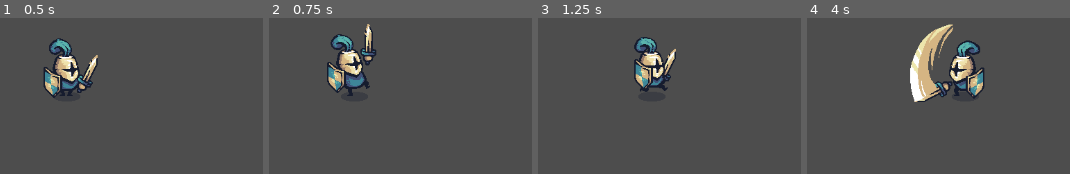
Above: before the commit, frames 1-4 (left to right).
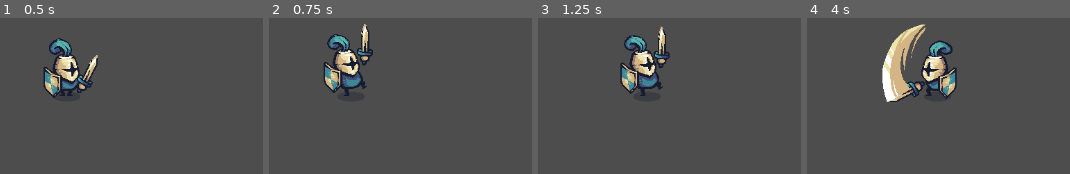
Above: after the commit, the same moments.

Repository: Ruteski/tiny-swords
Game: Godot game, scene res://test_scenes/test_player.tscn
Same seed, same stepped clock (60 frames per second), same inputs: the game is played once before the commit and once after it. The project has no main scene, so this scene is started directly.
Inputs (mouse positions are in pixels of both pictures, inside the frame that each line leads up to):
- Up to frame 1 (0.5 s): no input
- Up to frame 2 (0.75 s): move the mouse to (outside the picture) at 0.52 s; hold D (move_right) from 0.53 s (still down); click (outside the picture) at 0.6 s
- Up to frame 3 (1.25 s): keep holding D (move_right)
- Up to frame 4 (4 s): move the mouse to (outside the picture) at 1.27 s; release D (move_right) at 1.28 s; hold Down (move_down) 1.28-2.03 s; click (outside the picture) at 1.35 s; move the mouse to (outside the picture) at 2.02 s; hold D (move_right) 2.03-2.78 s; click (outside the picture) at 2.1 s; move the mouse to (outside the picture) at 2.77 s; hold Up (move_up) 2.78-3.53 s; click (outside the picture) at 2.85 s; move the mouse to (outside the picture) at 3.52 s; hold Left (move_left) from 3.53 s (still down); click (outside the picture) at 3.6 s

Frame 1 is identical in both runs. In frame 2, 4.5% of the frame differs, in the area x 20-41%, y 3-50%; in frame 3, 5.2%; in frame 4, 13%, in the area x 28-68%, y 3-54%.

Commit message:
melhorado script do player

Diff:
--- a/player/player.gd
+++ b/player/player.gd
@@ -7,7 +7,9 @@
 @export var speed_factor: float = 100.0
 @export_range(0,1) var lerp_factor: float = 0.2
 
+var input_vector: Vector2 = Vector2.ZERO
 var is_running: bool = false
+var was_running: bool = false
 var is_attacking: bool = false
 var attack_cooldown: float = 0.0
 
@@ -23,7 +25,20 @@
 
 # TODO: adicionar ataques pra cima pra baixo direita e esquerda
 
+
+# update da unity
 func _process(delta: float) -> void:
+	read_input()
+
+	#update_attack_cooldown(delta)
+	if Input.is_action_just_pressed("attack"):
+		attack()
+
+	rotate_sprite(input_vector)
+	play_animation(input_vector)
+
+
+func update_attack_cooldown(delta: float) -> void:
 	if is_attacking:
 		attack_cooldown -= delta
 		if attack_cooldown <= 0.0:
@@ -35,34 +50,31 @@
 func _physics_process(delta: float) -> void:
 	move()
 
-	if Input.is_action_just_pressed("attack"):
-		attack()
-
 
 func move() -> void:
-	var input_vector: Vector2 = Input.get_vector("move_left", "move_right", "move_up", "move_down").normalized()
-
-	# apaga deadzone do input vector(principalmente quando o controle esta conectado)
-	var deadzone: float = 0.15
-	if abs(input_vector.x) < deadzone:
-		input_vector.x = 0.0
-	if abs(input_vector.y) < deadzone:
-		input_vector.y = 0.0
-
 	var target_velocity = input_vector * speed * speed_factor
 	if is_attacking:
 		target_velocity *= .25
 
 	velocity = lerp(velocity, target_velocity, lerp_factor)
 	move_and_slide()
-	invert_side(input_vector)
-	play_animation(input_vector)
+
+
+func read_input() -> void:
+	input_vector = Input.get_vector("move_left", "move_right", "move_up", "move_down")
+	var deadzone: float = 0.15
+
+	# apaga deadzone do input vector(principalmente quando o controle esta conectado)
+	if abs(input_vector.x) < deadzone:
+		input_vector.x = 0.0
+	if abs(input_vector.y) < deadzone:
+		input_vector.y = 0.0
+
+	was_running = is_running
+	is_running = not input_vector.is_zero_approx()
 
 
 func play_animation(input_vector: Vector2) -> void:
-	var was_running: bool = is_running
-	is_running = not input_vector.is_zero_approx()
-
 	if not is_attacking:
 		if was_running != is_running:
 			if is_running:
@@ -71,7 +83,7 @@
 				animation_player.play("idle")
 
 
-func invert_side(input_vector: Vector2) -> void:
+func rotate_sprite(input_vector: Vector2) -> void:
 	if input_vector.x > 0:
 		sprite.flip_h = false
 	elif input_vector.x < 0:
